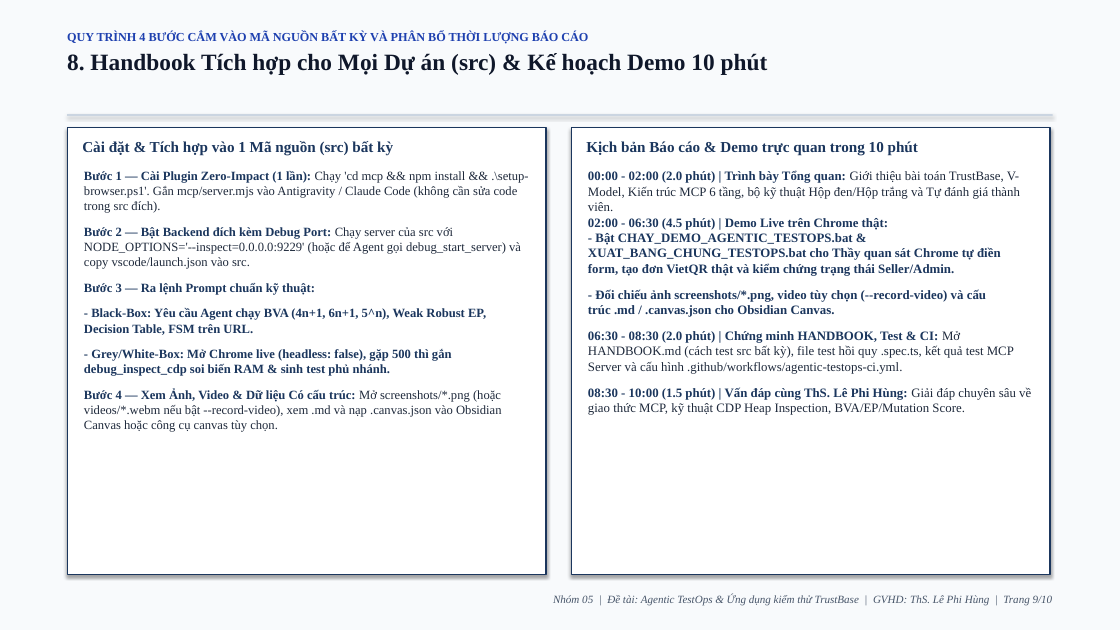
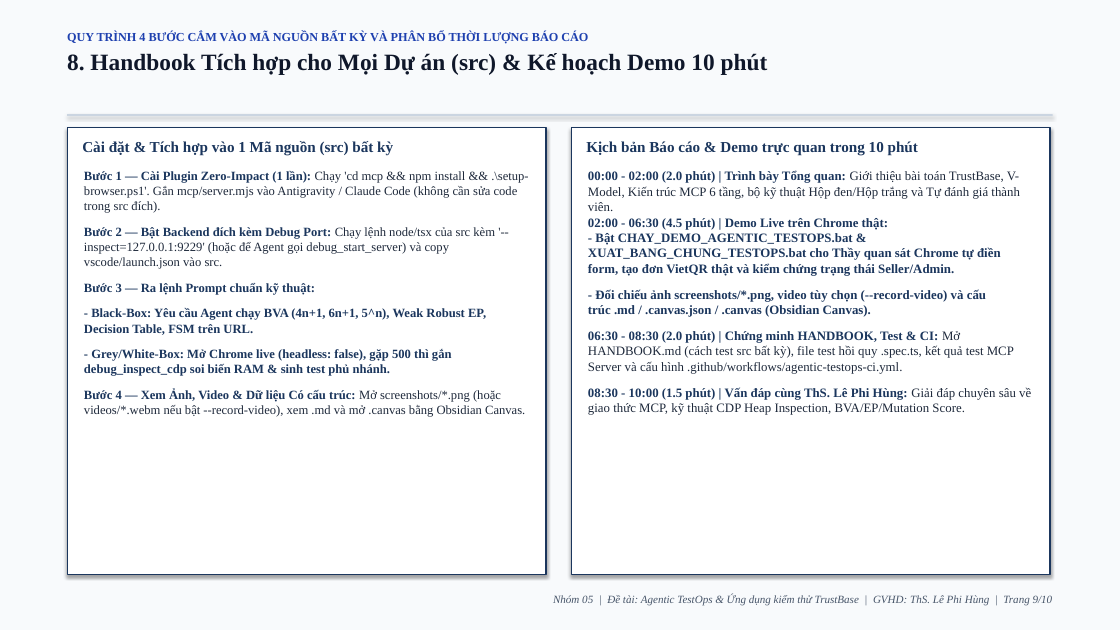
Before and after one commit to justpassingByte/agentic-test-ops, a slide deck: slide 9 of Nhom05_AgenticTestOps_ThuyetTrinh.pptx. Drawn at 1120x630 pixels with LibreOffice and Linux fonts; fonts in the diff are those of the drawing. Boxes give left, top, right and bottom in pixels: in the first picture for what was removed or moved away, otherwise in the second. Text is boxed around its words. In the diff, an @@ line names an element or a change of style, - is before the commit and + after.

```diff
--- a/Nhom05_AgenticTestOps_ThuyetTrinh.pptx
+++ b/Nhom05_AgenticTestOps_ThuyetTrinh.pptx
@@ text at bbox=[84, 227, 495, 269]: text changed @@
-Bước 2 — Bật Backend đích kèm Debug Port: Chạy server của src với NODE_OPTIONS='--inspect=0.0.0.0:9229' (hoặc để Agent gọi debug_start_server) và copy vscode/launch.json vào src.
+Bước 2 — Bật Backend đích kèm Debug Port: Chạy lệnh node/tsx của src kèm '--inspect=127.0.0.1:9229' (hoặc để Agent gọi debug_start_server) và copy vscode/launch.json vào src.
@@ text at bbox=[588, 218, 1001, 317]: text changed @@
-02:00 - 06:30 (4.5 phút) | Demo Live trên Chrome thật:
-- Bật CHAY_DEMO_AGENTIC_TESTOPS.bat & XUAT_BANG_CHUNG_TESTOPS.bat cho Thầy quan sát Chrome tự điền form, tạo đơn VietQR thật và kiểm chứng trạng thái Seller/Admin.
-- Đối chiếu ảnh screenshots/*.png, video tùy chọn (--record-video) và cấu trúc .md / .canvas.json cho Obsidian Canvas.
+02:00 - 06:30 (4.5 phút) | Demo Live trên Chrome thật:
+- Bật CHAY_DEMO_AGENTIC_TESTOPS.bat & XUAT_BANG_CHUNG_TESTOPS.bat cho Thầy quan sát Chrome tự điền form, tạo đơn VietQR thật và kiểm chứng trạng thái Seller/Admin.
+- Đối chiếu ảnh screenshots/*.png, video tùy chọn (--record-video) và cấu trúc .md / .canvas.json / .canvas (Obsidian Canvas).
@@ text at bbox=[84, 389, 525, 417]: text changed @@
-Bước 4 — Xem Ảnh, Video & Dữ liệu Có cấu trúc: Mở screenshots/*.png (hoặc videos/*.webm nếu bật --record-video), xem .md và nạp .canvas.json vào Obsidian Canvas hoặc công cụ canvas tùy chọn.
+Bước 4 — Xem Ảnh, Video & Dữ liệu Có cấu trúc: Mở screenshots/*.png (hoặc videos/*.webm nếu bật --record-video), xem .md và mở .canvas bằng Obsidian Canvas.
```
Also in this commit, not shown: 6 other slides changed, 10 other files.
